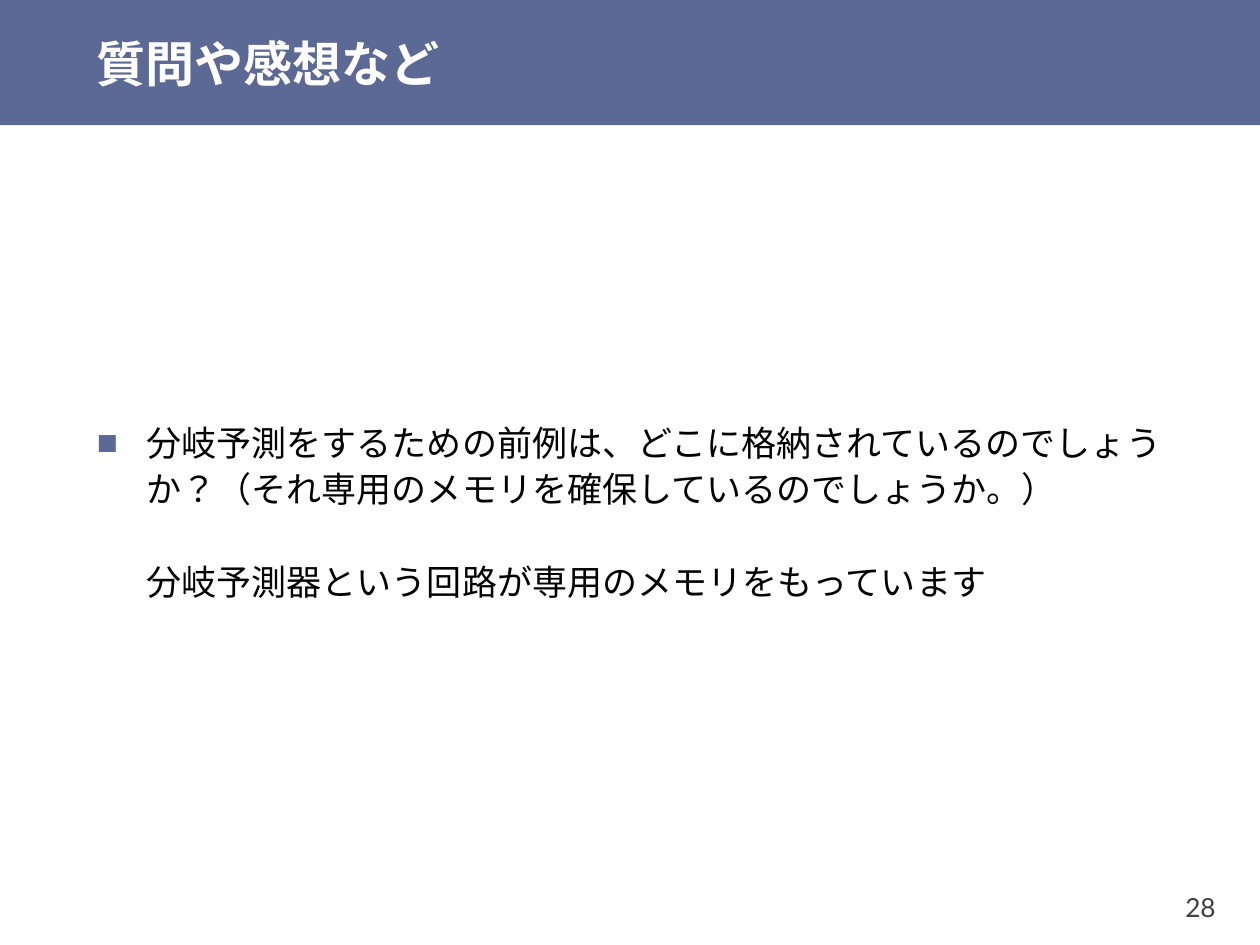
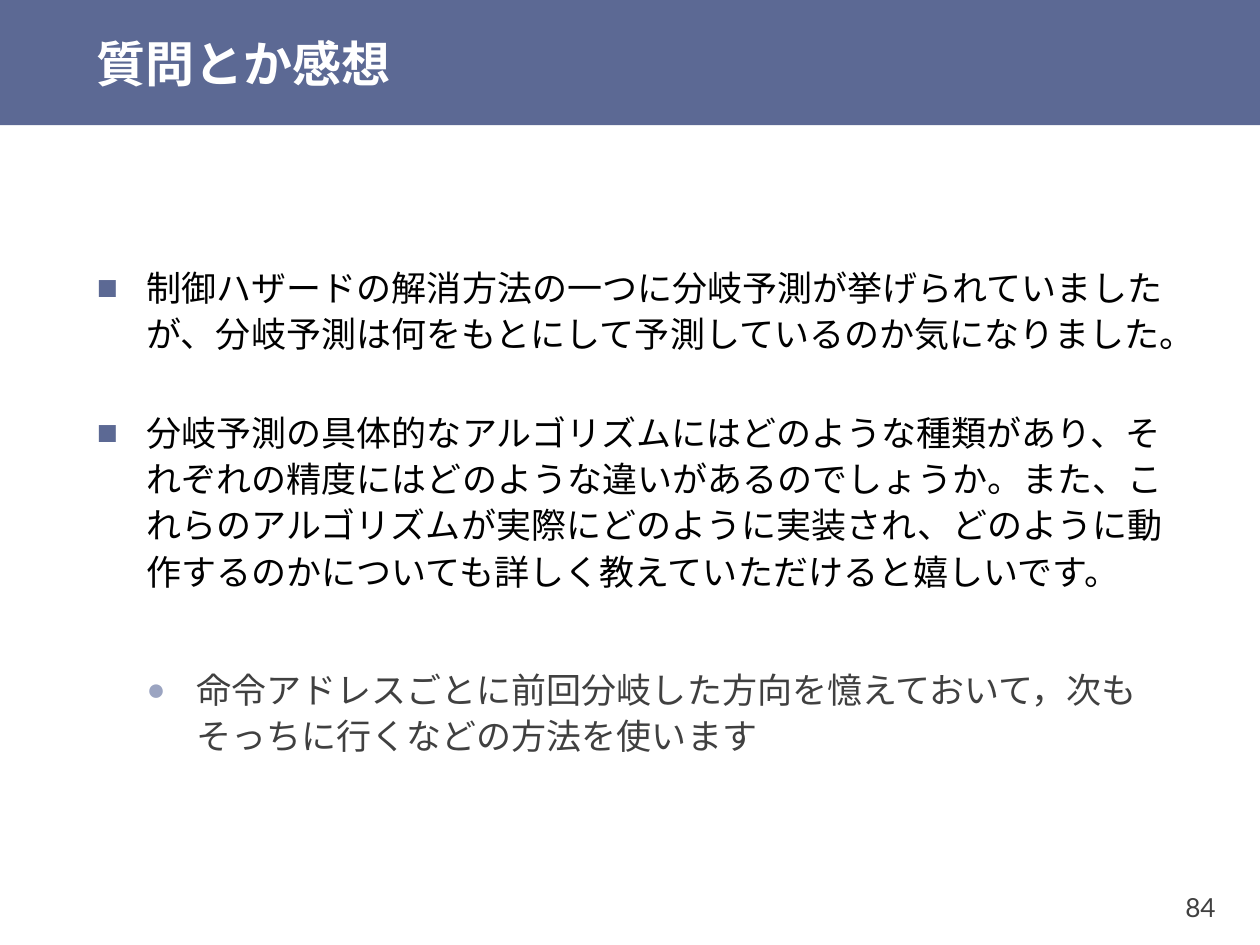
Before and after one commit to shioyadan/otya-computer-architecture-i, a slide deck: slide 84 of cai-shioya-07.pptx (slide 28 before the commit). Drawn at 1260x945 pixels with LibreOffice and Linux fonts; fonts in the diff are those of the drawing. Boxes give left, top, right and bottom in pixels: in the first picture for what was removed or moved away, otherwise in the second. Text is boxed around its words. In the diff, an @@ line names an element or a change of style, - is before the commit and + after.

```diff
--- a/cai-shioya-07.pptx
+++ b/cai-shioya-07.pptx
@@ title at <box>97,40,391,87</box>: text changed @@
-質問や感想など
+質問とか感想
@@ text at <box>147,271,1195,752</box>: text changed @@
-■ 分岐予測をするための前例は、どこに格納されているのでしょうか？（それ専用のメモリを確保しているのでしょうか。）
-  分岐予測器という回路が専用のメモリをもっています
+■ 制御ハザードの解消方法の一つに分岐予測が挙げられていましたが、分岐予測は何をもとにして予測しているのか気になりました。
+■ 分岐予測の具体的なアルゴリズムにはどのような種類があり、それぞれの精度にはどのような違いがあるのでしょうか。また、これらのアルゴリズムが実際にどのように実装され、どのように動作するのかについても詳しく教えていただけると嬉しいです。
+  ● 命令アドレスごとに前回分岐した方向を憶えておいて，次もそっちに行くなどの方法を使います
@@ page number at <box>1185,898,1215,917</box>: text changed @@
-28
+84
```
Also in this commit, not shown: 12 other slides changed, 22 slides added, 28 slides removed, 1 other file.
